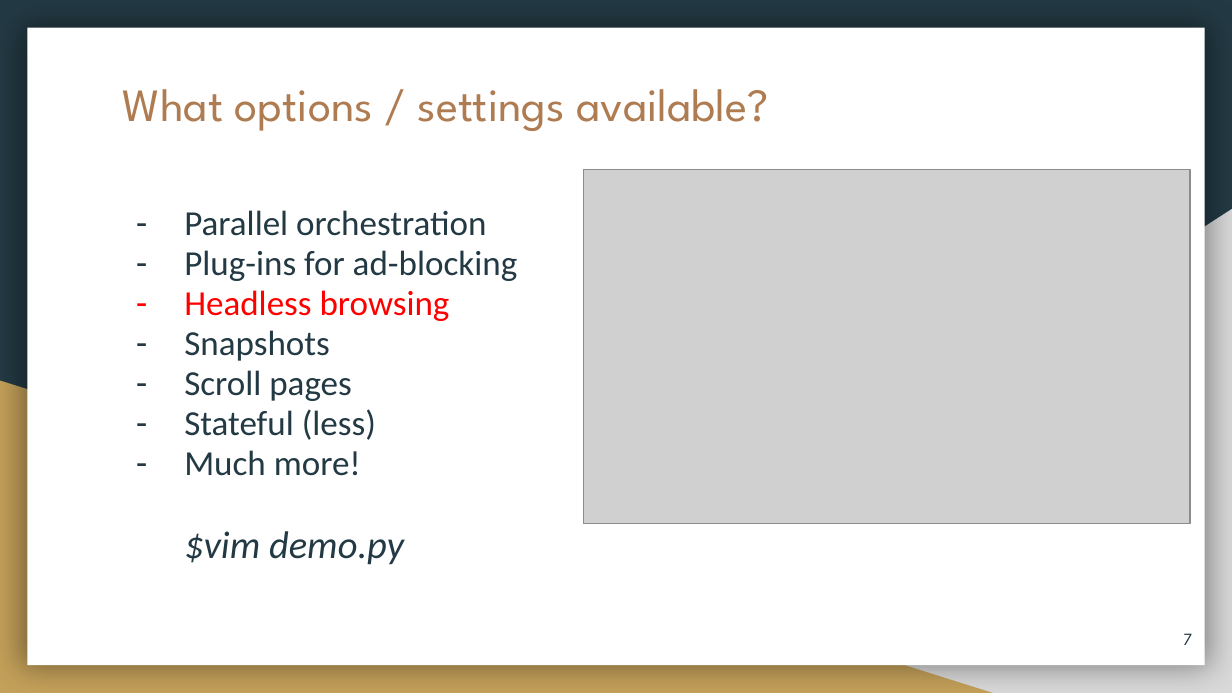
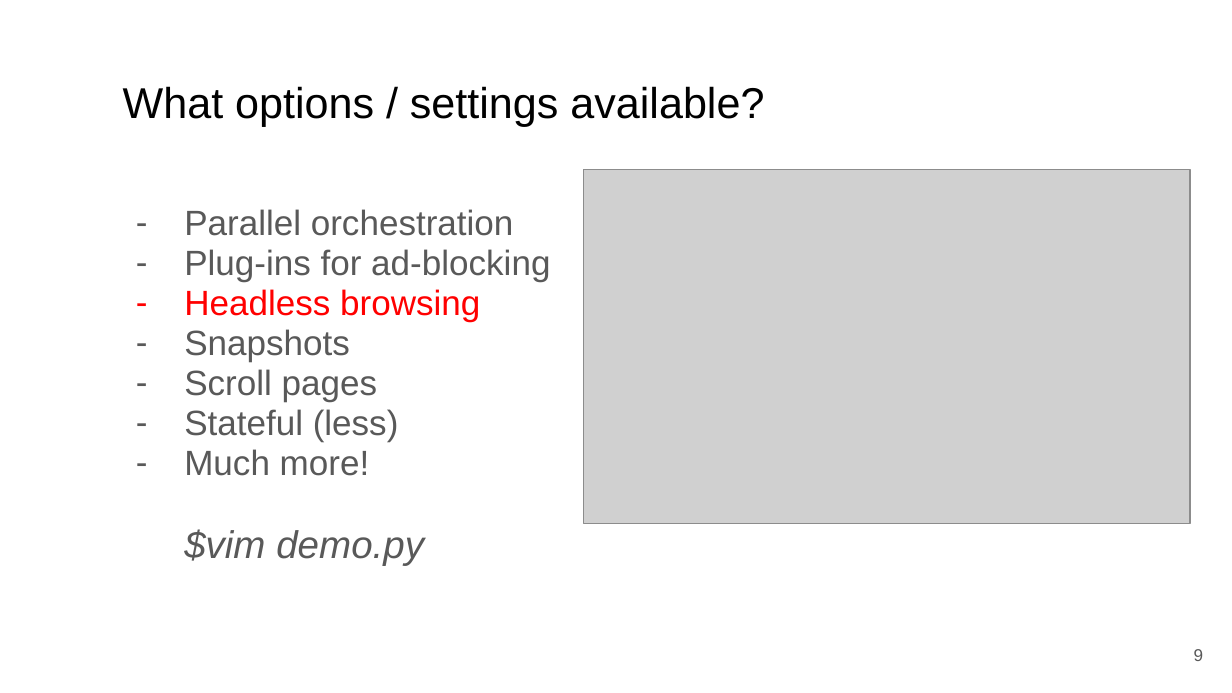
Before and after one commit to Tracking-the-trackers/Tracking-the-trackers, a slide deck: slide 9 of openWPM/Install OpenWPM.pptx (slide 7 before the commit). Drawn at 1232x693 pixels with LibreOffice and Linux fonts; fonts in the diff are those of the drawing; grey boxes stand for pictures. Boxes give left, top, right and bottom in pixels: in the first picture for what was removed or moved away, otherwise in the second. Text is boxed around its words. In the diff, an @@ line names an element or a change of style, - is before the commit and + after.

```diff
--- a/openWPM/Install OpenWPM.pptx
+++ b/openWPM/Install OpenWPM.pptx
@@ background #233A44 to #FFFFFF @@
@@ rectangle removed at bbox=[27, 28, 1205, 665] @@
@@ title "What options / settings available?" at bbox=[123, 86, 764, 126]: size 27 to 25.2 pt, font League Spartan to Arial, text colour #AF7B51 to #000000 @@
@@ text "Parallel orchestration" at bbox=[184, 209, 550, 566]: font Calibri to Arial; text colour #233A44 to #595959 in "Parallel orchestration", "Plug-ins for ad-blocking", "Snapshots", "Scroll pages" and 3 more places; bullet colour #233A44 to #595959 @@
@@ right triangle removed at bbox=[483, 209, 1232, 693] @@
@@ right triangle removed at bbox=[0, 381, 993, 693] @@
@@ page number removed at bbox=[1183, 633, 1192, 645] @@
-7
@@ page number added at bbox=[1194, 649, 1204, 661], 10 pt, text #595959 @@
+9
```
Also in this commit, not shown: 13 other slides changed, 4 slides added, 2 slides removed, 1 other file.
